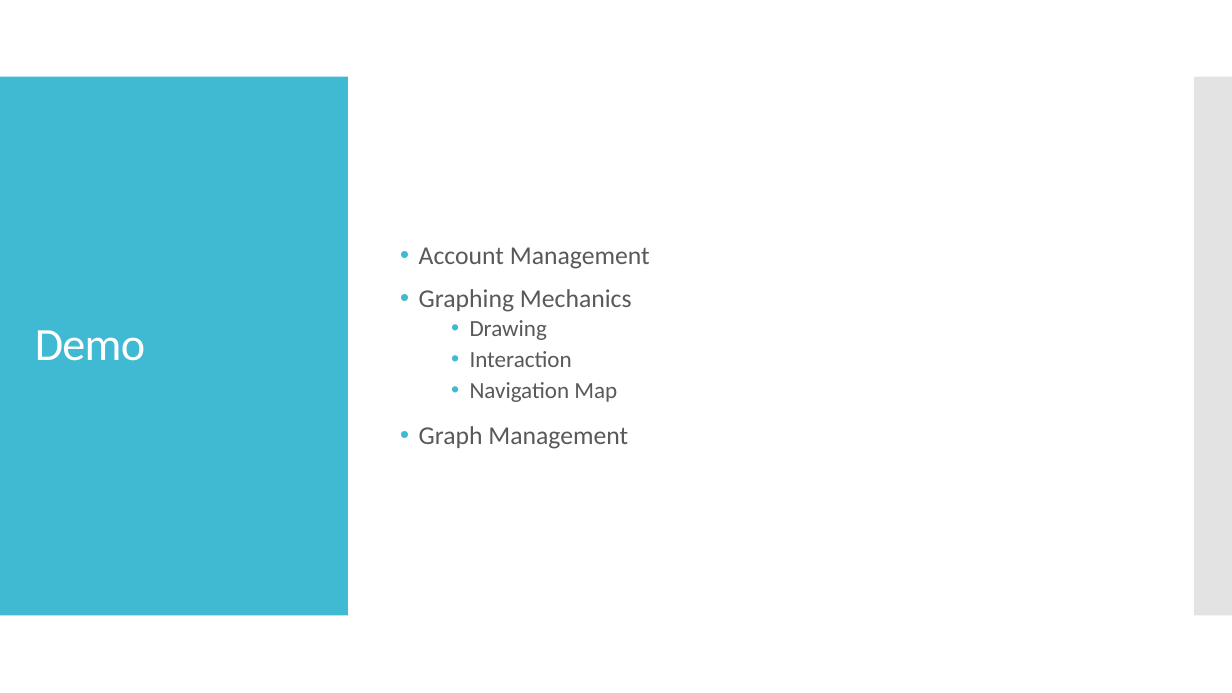
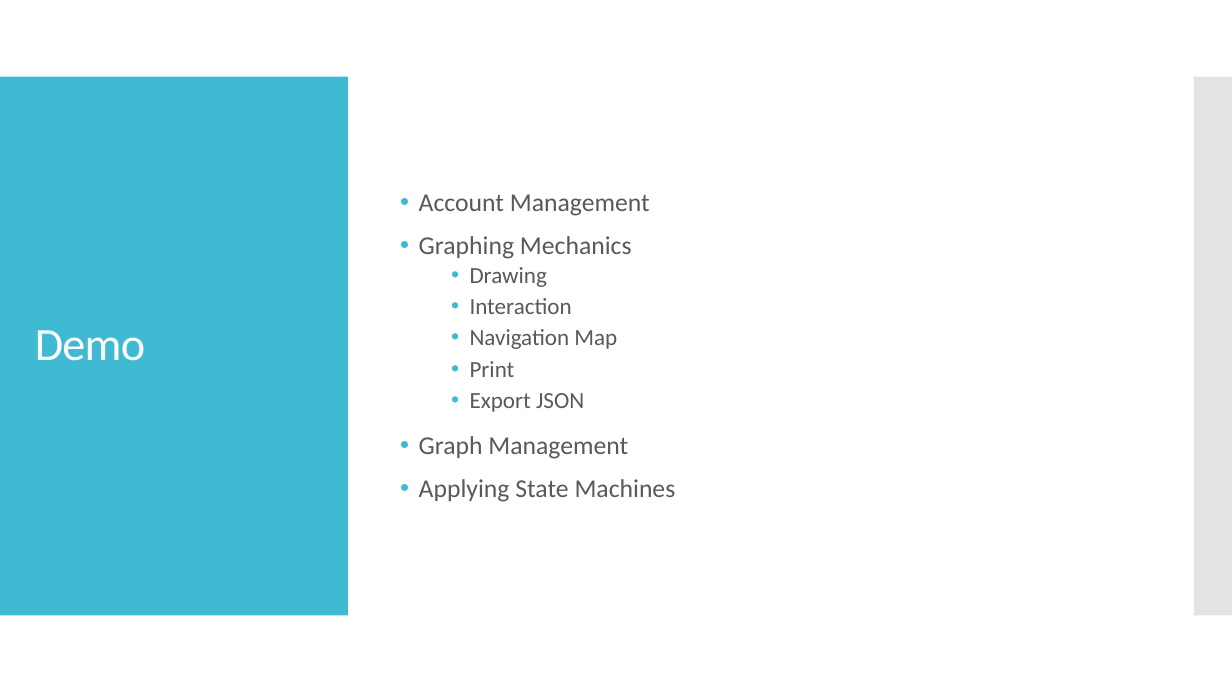
Before and after one commit to dhardin/Finite-State-Machine-Online, a slide deck: slide 15 of Presentation.pptx. Drawn at 1232x693 pixels with LibreOffice and Linux fonts; fonts in the diff are those of the drawing. Boxes give left, top, right and bottom in pixels: in the first picture for what was removed or moved away, otherwise in the second. Text is boxed around its words. In the diff, an @@ line names an element or a change of style, - is before the commit and + after.

```diff
--- a/Presentation.pptx
+++ b/Presentation.pptx
@@ text at <box>470,361,584,412</box>: paragraphs added @@
+  • Print
+  • Export JSON
@@ text at <box>419,479,676,502</box>: paragraph added @@
+• Applying State Machines
```
Also in this commit, not shown: 7 other slides changed, 4 other files.
